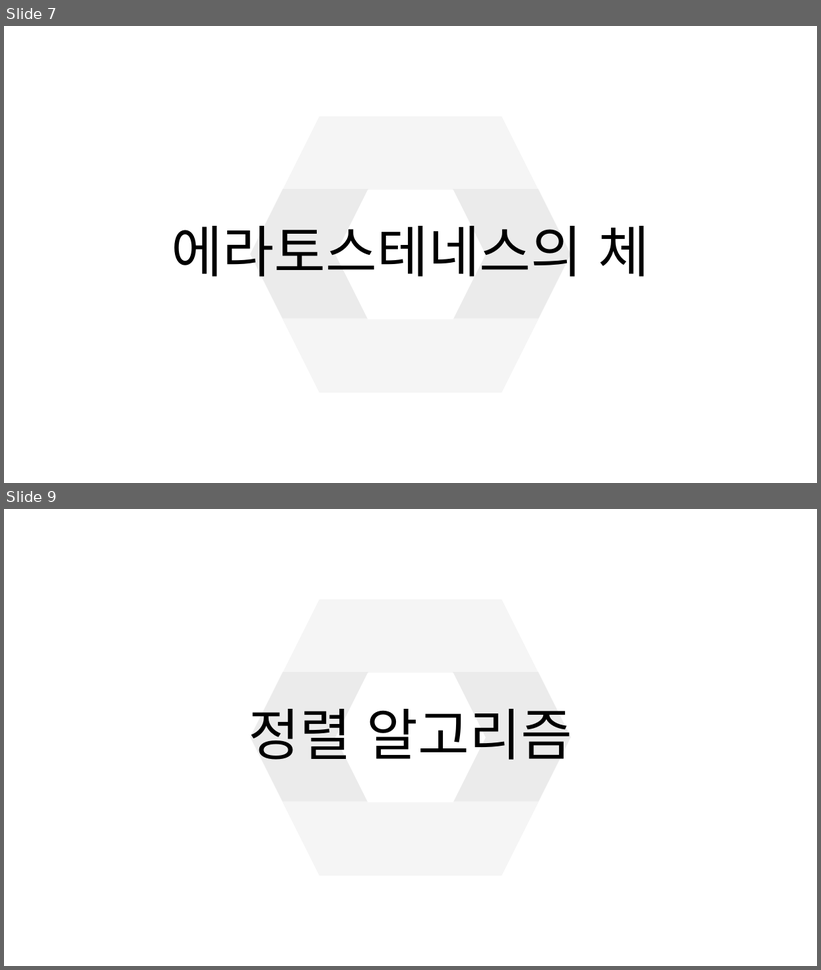
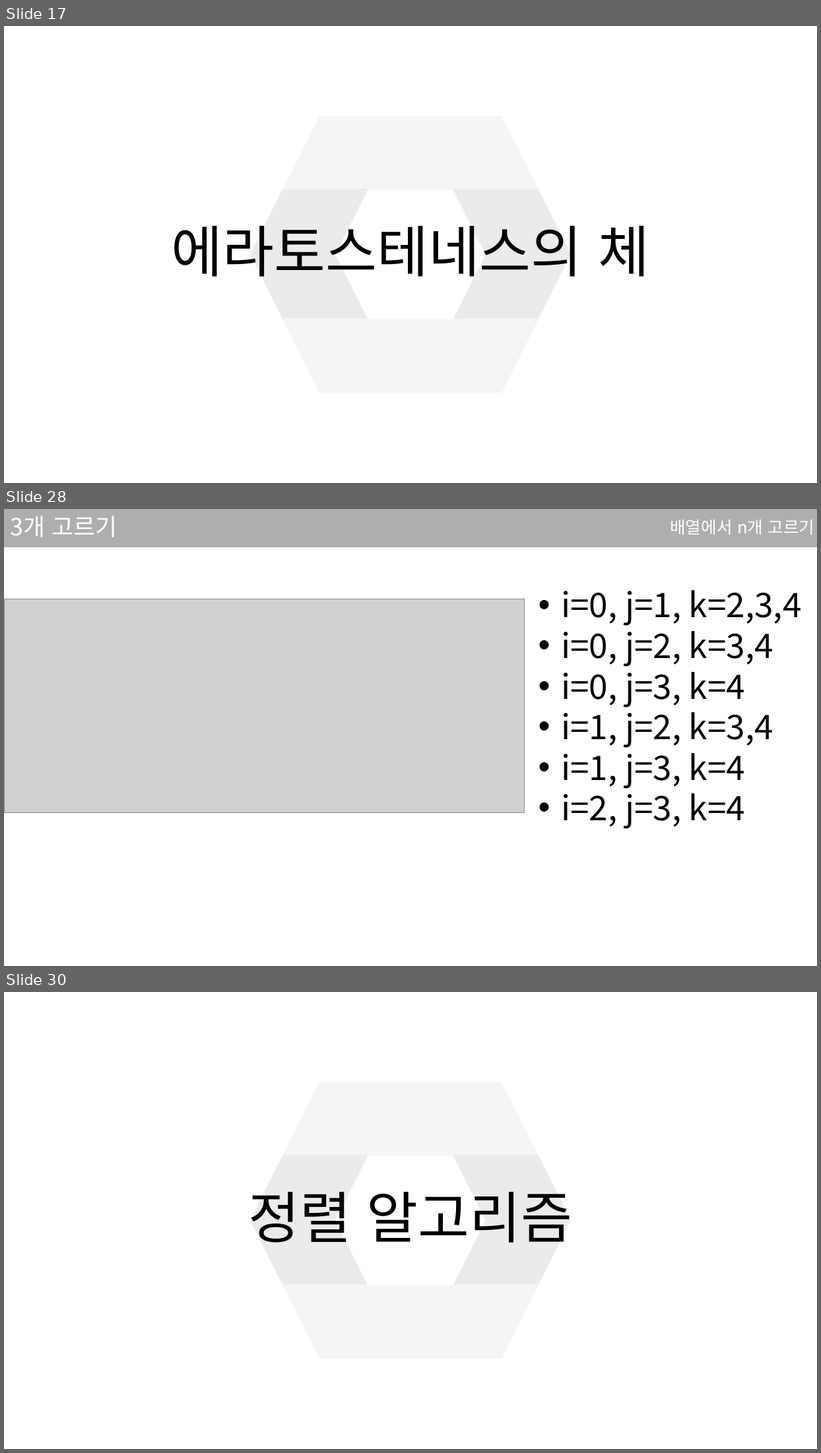
Before and after one commit to sjsjsj1246/EC_C_Language_Study, a slide deck: ppt/4강.pptx. Shown one above the other, each under a label of ours: slides 7 and 9 before the commit, slides 17, 28 and 30 after it; the slides between them are not shown. The pictures are 821x970 and 821x1453 pixels, drawn with LibreOffice and Linux fonts; fonts in the diff are those of the drawing; grey boxes stand for pictures. Boxes give left, top, right and bottom in pixels: in the first picture for what was removed or moved away, otherwise in the second. Text is boxed around its words. In the diff, an @@ line names an element or a change of style, - is before the commit and + after.

```diff
--- a/ppt/4강.pptx
+++ b/ppt/4강.pptx
@@ slide 28 added at box(4, 509, 817, 966), background #FFFFFF @@
@@ rectangle added at box(4, 509, 817, 547), fill #181717 at 35% opacity @@
@@ title added at box(10, 516, 117, 537), 28 pt, text #FFFFFF @@
+3개 고르기
@@ text added at box(670, 520, 815, 535), 20 pt, text #FFFFFF @@
+배열에서 n개 고르기
@@ picture added at box(4, 599, 525, 813) @@
@@ text added at box(561, 590, 802, 829), 40 pt, text #000000 @@
+• i=0, j=1, k=2,3,4
+• i=0, j=2, k=3,4
+• i=0, j=3, k=4
+• i=1, j=2, k=3,4
+• i=1, j=3, k=4
+• i=2, j=3, k=4
@@ what was slide 7 is now slide 17 @@
@@ what was slide 9 is now slide 30 @@
```
Also in this commit, not shown: 7 slides changed, 32 other slides added, 2 slides removed, 1 other file.
